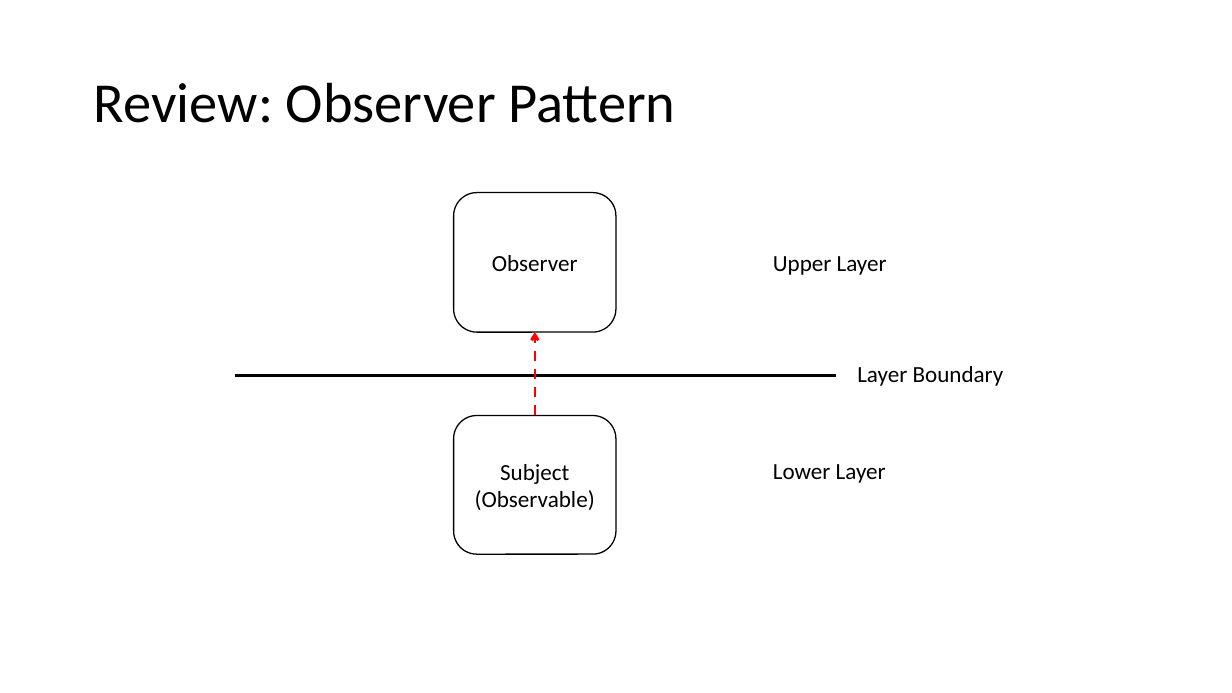
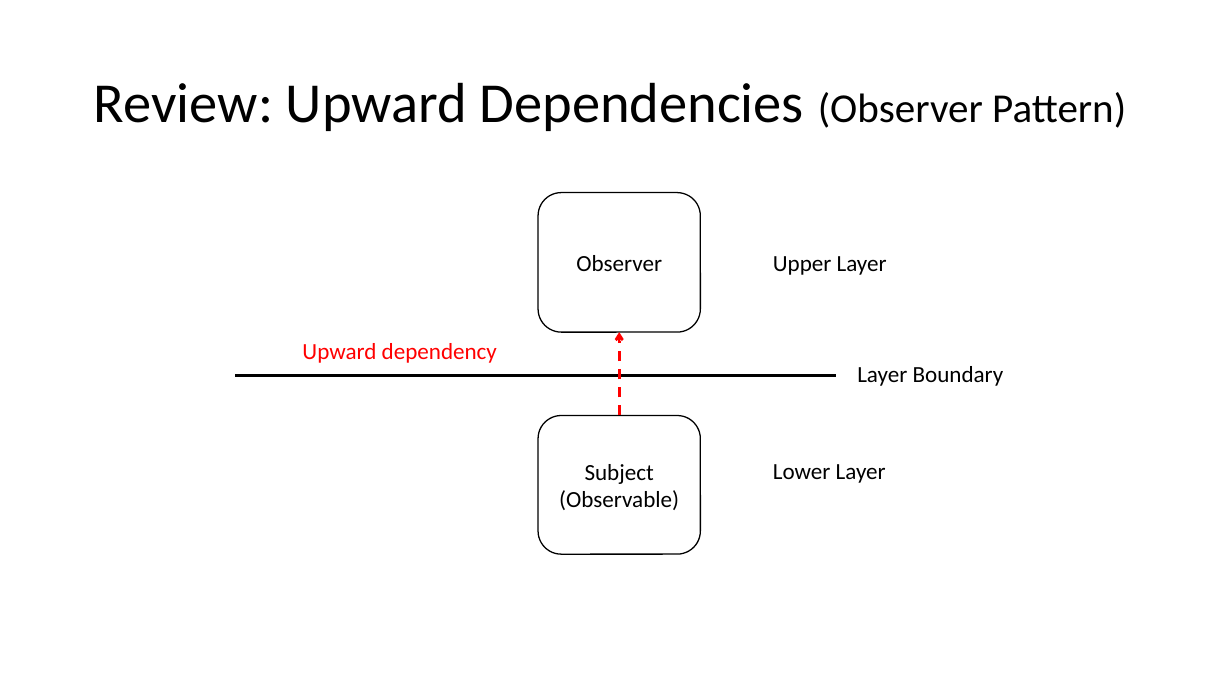
Before and after one commit to BYU-CS-340/softwaredesign, a slide deck: slide 6 of instruction/dependency-inversion-abstract-factory/DependencyInversion.pptx. Drawn at 1232x693 pixels with LibreOffice and Linux fonts; fonts in the diff are those of the drawing. Boxes give left, top, right and bottom in pixels: in the first picture for what was removed or moved away, otherwise in the second. Text is boxed around its words. In the diff, an @@ line names an element or a change of style, - is before the commit and + after.

Commit message:
update: updated Rodham's Dependency Inversion slides

```diff
--- a/instruction/dependency-inversion-abstract-factory/DependencyInversion.pptx
+++ b/instruction/dependency-inversion-abstract-factory/DependencyInversion.pptx
@@ title at box(94, 82, 1126, 131): text changed @@
-Review: Observer Pattern
+Review: Upward Dependencies (Observer Pattern)
@@ text added at box(302, 343, 497, 363), 18 pt, text #FF0000 @@
+Upward dependency
@@ 2 rounded rectangles, 1 arrow: place and size @@
-2 rounded rectangles, 1 arrow at box(454, 192, 616, 555)
+2 rounded rectangles, 1 arrow at box(538, 192, 701, 555)
```
Also in this commit, not shown: 3 other slides changed.
